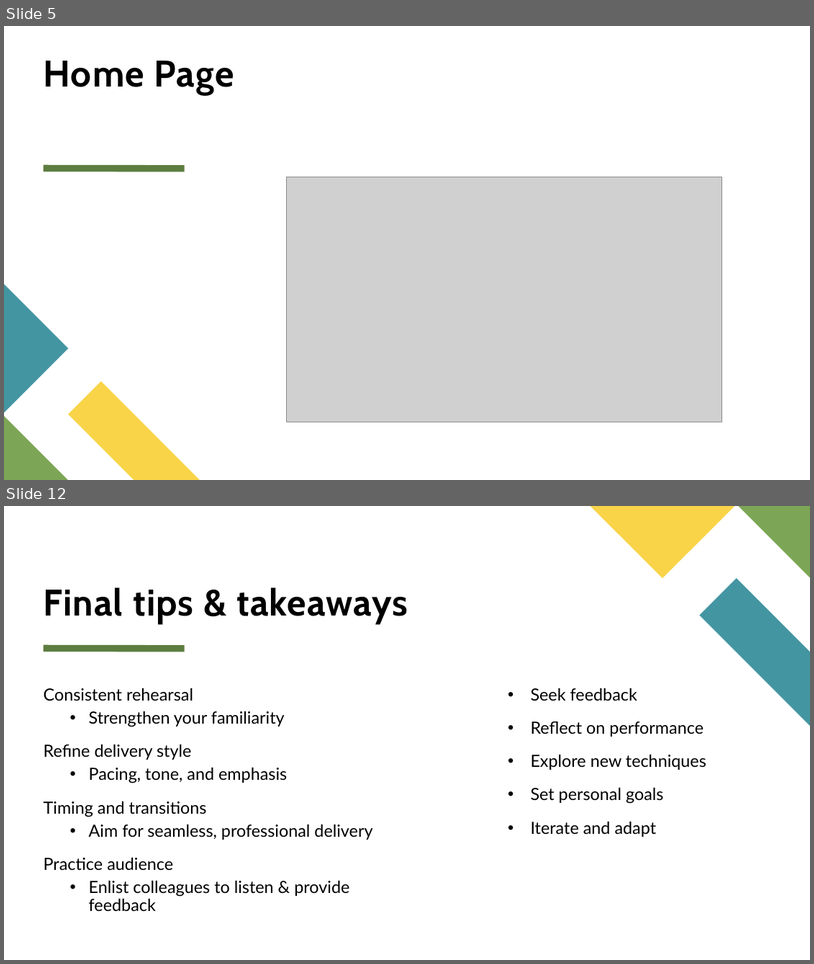
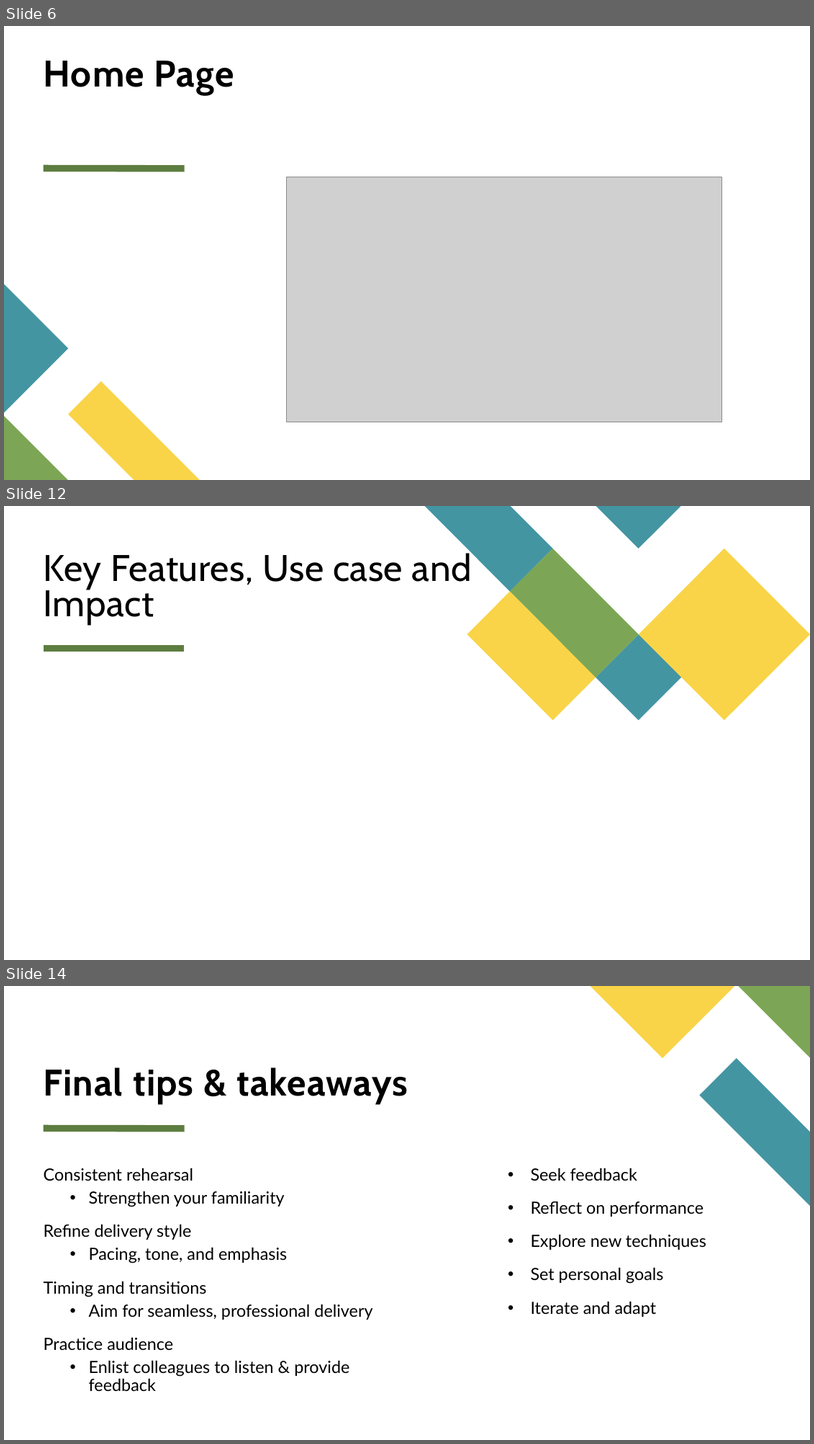
Before and after one commit to MeghaN28/AI-Tutor, a slide deck: Seattle Data AI Security Hackathon.pptx. Shown one above the other, each under a label of ours: slides 5 and 12 before the commit, slides 6, 12 and 14 after it; the slides between them are not shown. The pictures are 814x964 and 814x1444 pixels, drawn with LibreOffice and Linux fonts; fonts in the diff are those of the drawing; grey boxes stand for pictures. Boxes give left, top, right and bottom in pixels: in the first picture for what was removed or moved away, otherwise in the second. Text is boxed around its words. In the diff, an @@ line names an element or a change of style, - is before the commit and + after.

```diff
--- a/Seattle Data AI Security Hackathon.pptx
+++ b/Seattle Data AI Security Hackathon.pptx
@@ slide 12 added at <box>4,506,810,960</box>, background #FFFFFF; not listed: 1 template element that a slide beside it also shows @@
@@ group added at <box>425,506,810,720</box>: 5 freeform shapes @@
@@ title added at <box>44,550,472,624</box>, 44 pt, text #000000 @@
+Key Features, Use case and Impact
@@ what was slide 5 is now slide 6 @@
@@ what was slide 12 is now slide 14 @@
```
Also in this commit, not shown: 7 slides changed, 5 other slides added, 4 slides removed.
